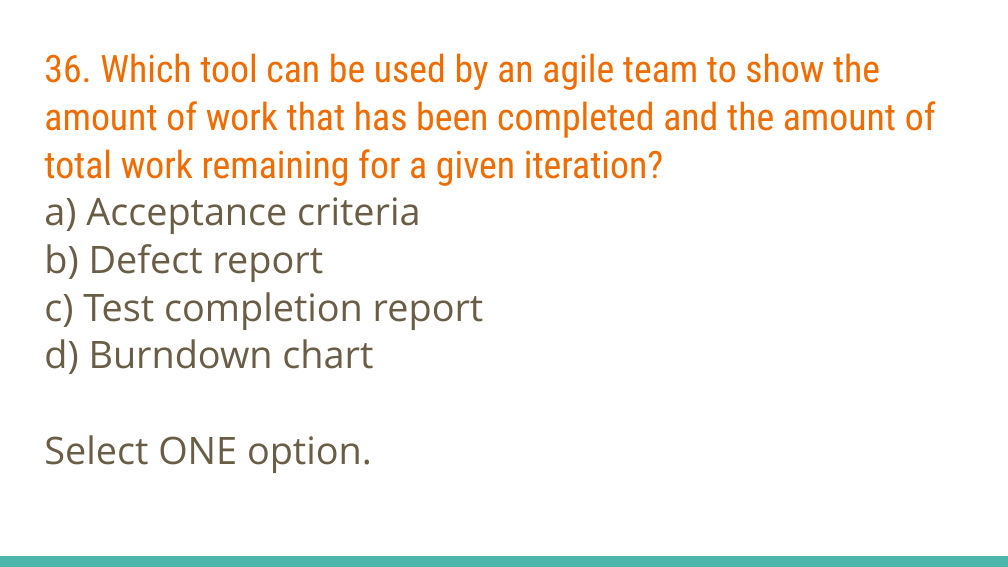
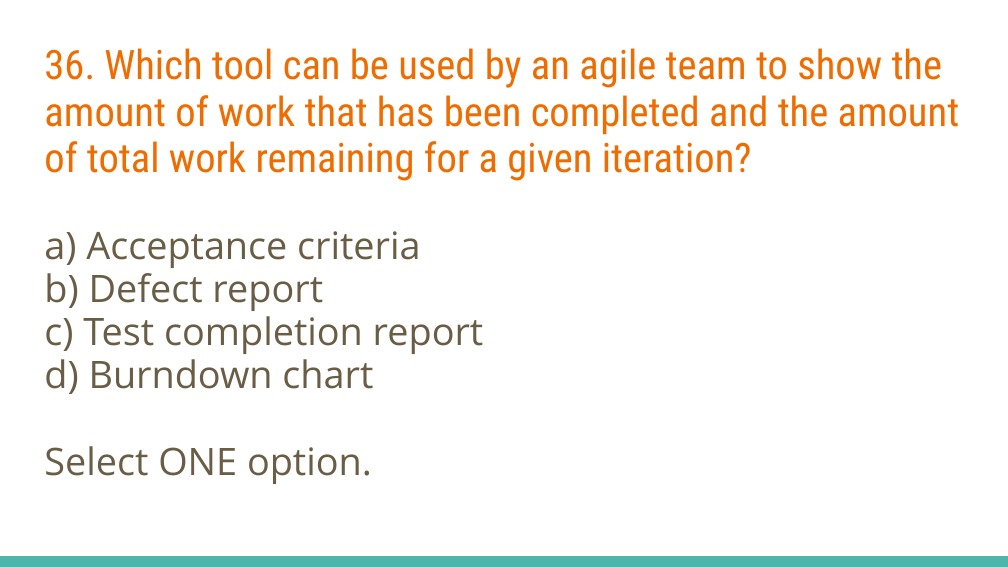
Before and after one commit to fawadmalik/istqb, a slide deck: slide 88 of ISTQB Foundation Level Preparation.pptx. Drawn at 1008x567 pixels with LibreOffice and Linux fonts; fonts in the diff are those of the drawing. Boxes give left, top, right and bottom in pixels: in the first picture for what was removed or moved away, otherwise in the second. Text is boxed around its words. In the diff, an @@ line names an element or a change of style, - is before the commit and + after.

```diff
--- a/ISTQB Foundation Level Preparation.pptx
+++ b/ISTQB Foundation Level Preparation.pptx
@@ text "36. Which tool can be ..." at <box>44,48,960,484</box>: size 27 to 29 pt in "36. Which tool can be used by ..."; line spacing 1.05 to 0.95 @@
```
Also in this commit, not shown: 2 slides added.
